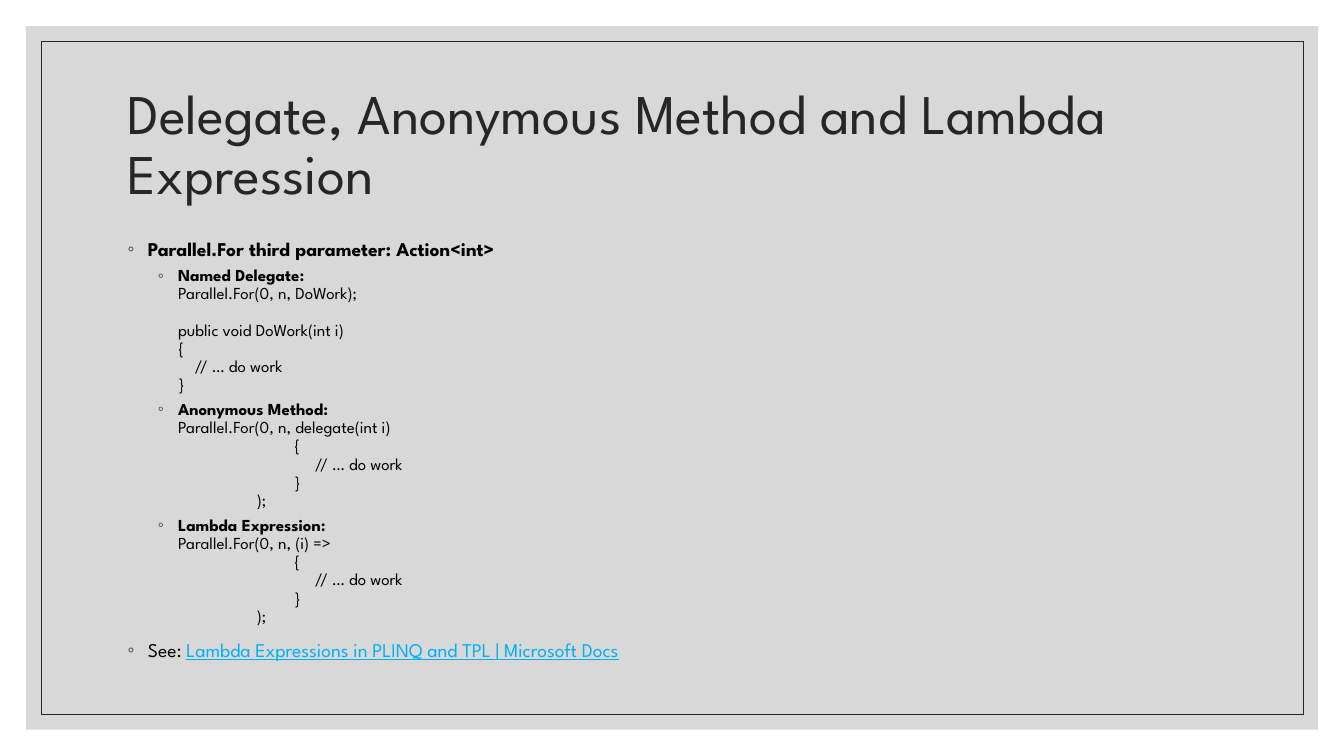
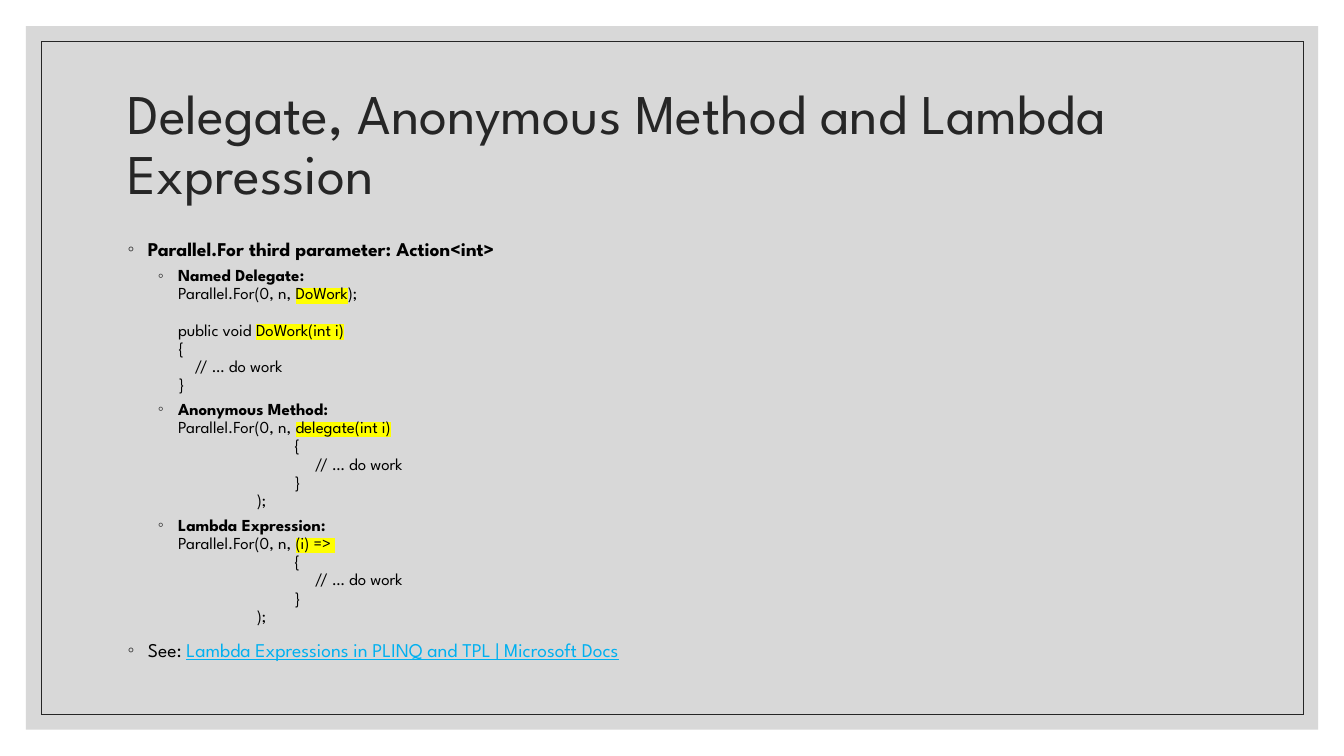
Before and after one commit to belward1/CSC543FinalProject, a slide deck: slide 10 of CSC543FinalProject/CSC 543 - Spring 2021 - Final Project - Bob Elward.pptx. Drawn at 1344x756 pixels with LibreOffice and Linux fonts; fonts in the diff are those of the drawing. Boxes give left, top, right and bottom in pixels: in the first picture for what was removed or moved away, otherwise in the second. Text is boxed around its words. In the diff, an @@ line names an element or a change of style, - is before the commit and + after.

```diff
--- a/CSC543FinalProject/CSC 543 - Spring 2021 - Final Project - Bob Elward.pptx
+++ b/CSC543FinalProject/CSC 543 - Spring 2021 - Final Project - Bob Elward.pptx
@@ text at (x1=178, y1=269, x2=402, y2=585): highlight none to #FFFF00 in "DoWork); DoWork(int i)", "delegate(int i)", "(i) =>" @@
```
Also in this commit, not shown: 5 other slides changed, 2 other files.
